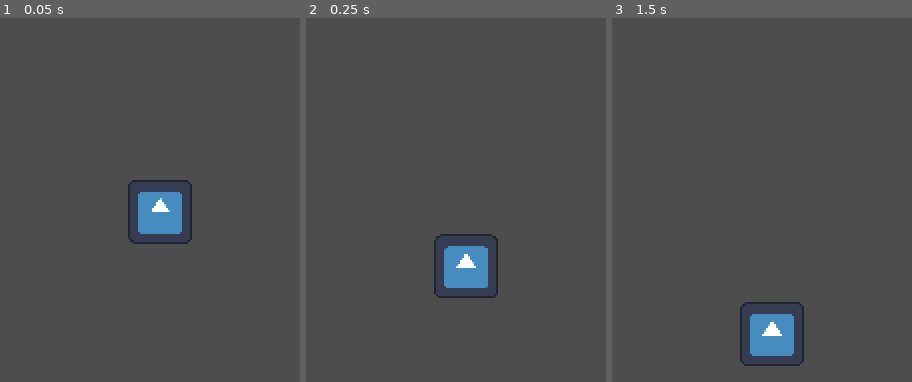
Above: before the commit, frames 1-3 (left to right).
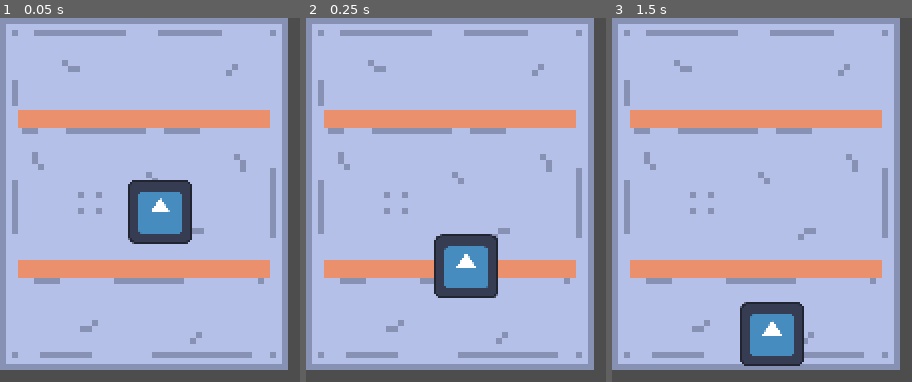
Above: after the commit, the same moments.

Repository: grace125/u-haul_u-surper
Game: Godot game, scene res://src/Container/Container.tscn
Two runs of this game, one before a commit and one after it. Both use one fixed random seed, a clock stepped at 60 frames per second and the inputs below. This scene is started directly instead of the project's main scene. The engine's default icon, where the game draws it, is replaced by a stand-in: a white triangle on a blue panel in a dark square.
Inputs:
- Up to frame 1 (0.05 s): no input
- Up to frame 2 (0.25 s): no input
- Up to frame 3 (1.5 s): hold Right (Right) 0.53-1.28 s; tap Enter at 1.25 s; hold S (Backward) from 1.28 s (still down)

The runs differ from the first frame. In frame 1, 89% of the frame differs, in the area x 0-96%, y 0-97%; in frame 2, 89%; in frame 3, 89%.

Commit message:
Add new conatiner background art

Diff:
--- a/src/Container/Container.tscn
+++ b/src/Container/Container.tscn
@@ -1,7 +1,8 @@
-[gd_scene load_steps=5 format=3 uid="uid://c3qu55nqmgv7b"]
+[gd_scene load_steps=6 format=3 uid="uid://c3qu55nqmgv7b"]
 
 [ext_resource type="Script" path="res://src/Container/Walls.gd" id="1_3v4tg"]
 [ext_resource type="Texture2D" uid="uid://csshft7po20up" path="res://icon.svg" id="1_8xrt0"]
+[ext_resource type="Texture2D" uid="uid://cfscbgduf437v" path="res://assets/container/container_inside.png" id="1_n1xci"]
 
 [sub_resource type="RectangleShape2D" id="RectangleShape2D_67bps"]
 size = Vector2(2, 176)
@@ -10,6 +11,10 @@
 size = Vector2(32, 32)
 
 [node name="Container" type="Node2D"]
+
+[node name="container_background" type="Sprite2D" parent="."]
+position = Vector2(72, 88)
+texture = ExtResource("1_n1xci")
 
 [node name="Walls" type="StaticBody2D" parent="."]
 script = ExtResource("1_3v4tg")
Binary file added: assets/container/container_inside.png
Not shown, added: assets/container/container_inside.png.import
